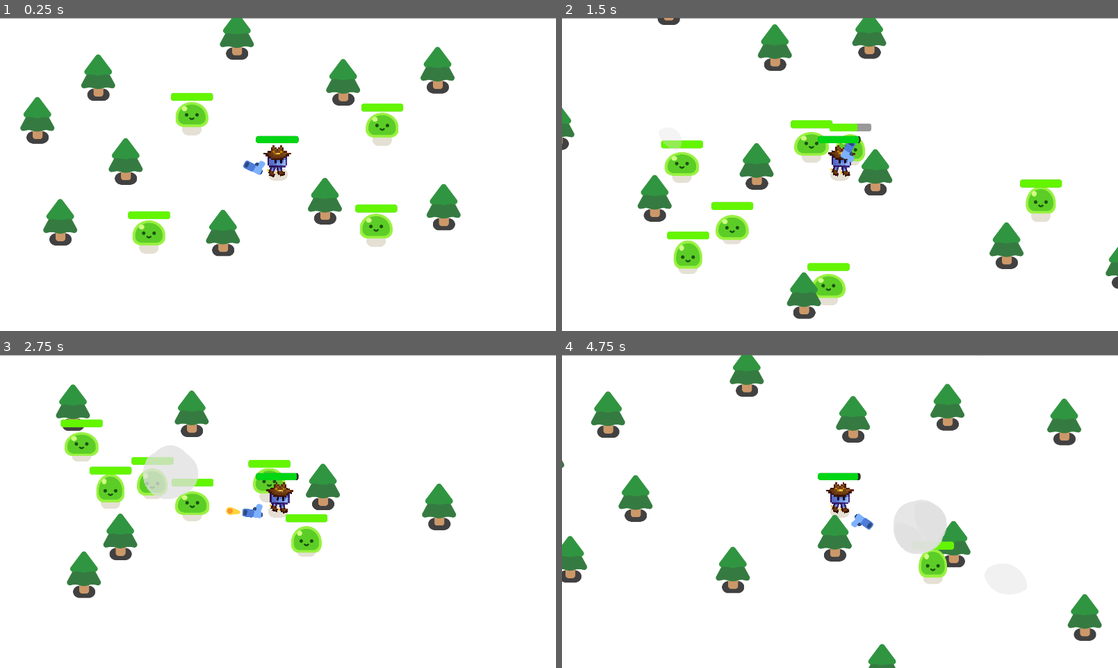
Above: before the commit, frames 1-4 (two rows, left to right).
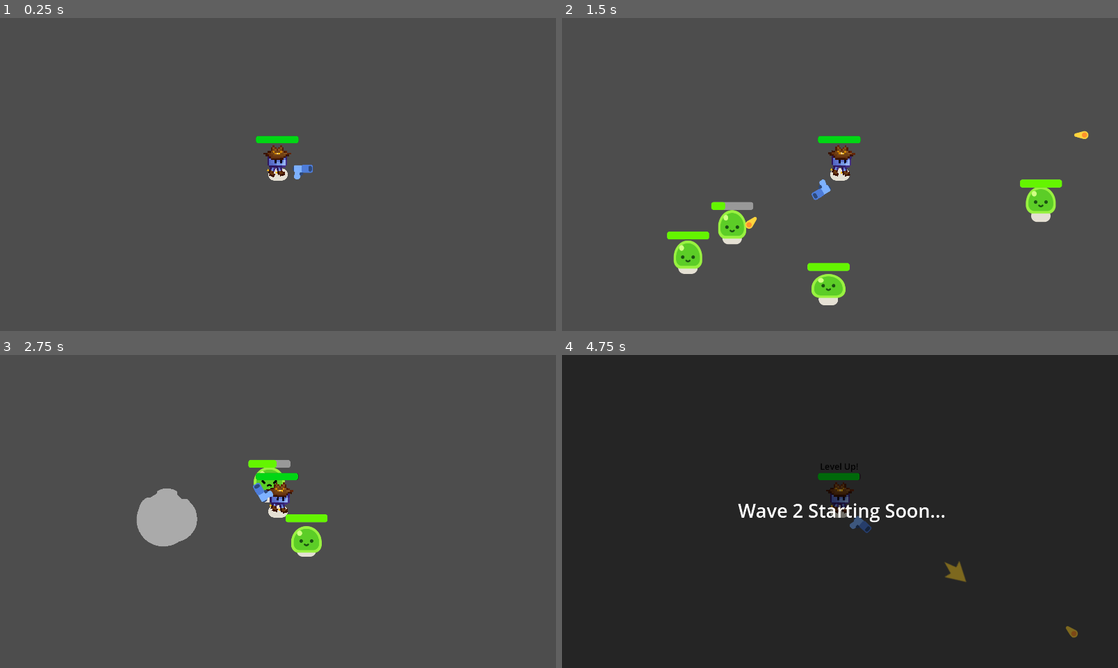
Above: after the commit, the same moments.

Repository: Jarah-Marshall/first_game
Game: Godot game, scene res://survivors_game.tscn
Same seed, same stepped clock (60 frames per second), same inputs: the game is played once before the commit and once after it.
Inputs:
- Up to frame 1 (0.25 s): no input
- Up to frame 2 (1.5 s): hold D (move_right) 0.53-1.28 s; hold S (move_down) from 1.28 s (still down)
- Up to frame 3 (2.75 s): release S (move_down) at 2.03 s; hold D (move_right) from 2.03 s (still down)
- Up to frame 4 (4.75 s): release D (move_right) at 2.78 s; hold W (move_up) 2.78-3.53 s; hold A (move_left) from 3.53 s (still down)

The runs differ from the first frame. In frame 1, 99% of the frame differs, in the area x 0-100%, y 0-100%; in frame 2, 97%; in frame 3, 98%; in frame 4, 100%.

Commit message:
Removed the tree spawn and canvas Layer to replace with a TileMap

Diff:
--- a/survivors_game.gd
+++ b/survivors_game.gd
@@ -56,12 +56,12 @@
 	mobs = 1
 
 
-func spawn_tree():
-	var new_tree = preload("res://pine_tree.tscn").instantiate()
-	%TreeSpawnFollow.progress_ratio = randf()
-	new_tree.global_position = %TreeSpawnFollow.global_position
-	add_child(new_tree)
-
+#func spawn_tree():
+	#var new_tree = preload("res://pine_tree.tscn").instantiate()
+	#%TreeSpawnFollow.progress_ratio = randf()
+	#new_tree.global_position = %TreeSpawnFollow.global_position
+	#add_child(new_tree)
+	#
 
 func _on_timer_timeout():
 	if(number_of_mobs > 0):
@@ -70,7 +70,7 @@
 	else:
 		spawn_timer.stop()
 
-	spawn_tree()
+	#spawn_tree()
 
 func check_wave_status():
 	mobs -= 1
--- a/survivors_game.tscn
+++ b/survivors_game.tscn
@@ -2,15 +2,181 @@
 
 [ext_resource type="Script" uid="uid://c1bfau31nfqio" path="res://survivors_game.gd" id="1_qqaft"]
 [ext_resource type="PackedScene" uid="uid://c1sx7bic4uhdj" path="res://player.tscn" id="1_y3pti"]
-[ext_resource type="PackedScene" uid="uid://y38gte5o0xf8" path="res://mob.tscn" id="2_l26od"]
-[ext_resource type="PackedScene" uid="uid://dq3r015sr1uql" path="res://pine_tree.tscn" id="2_y3pti"]
+[ext_resource type="Texture2D" uid="uid://nkoevredhy8o" path="res://addons/DesertTilemap.png" id="2_7jj1j"]
 [ext_resource type="AudioStream" uid="uid://c3cbjg04bqums" path="res://Fail.wav" id="5_7jj1j"]
 
-[sub_resource type="Curve2D" id="Curve2D_qqaft"]
-_data = {
-"points": PackedVector2Array(0, 0, 0, 0, 2140, 1280, 0, 0, 0, 0, 2134, 875, 0, 0, 0, 0, 2132, -217, 0, 0, 0, 0, -208, -220, 0, 0, 0, 0, -206, 1277, 0, 0, 0, 0, 1582, 1275, 0, 0, 0, 0, 2140, 1281)
-}
-point_count = 7
+[sub_resource type="TileSetAtlasSource" id="TileSetAtlasSource_edxvn"]
+texture = ExtResource("2_7jj1j")
+0:0/0 = 0
+1:0/0 = 0
+2:0/0 = 0
+3:0/0 = 0
+4:0/0 = 0
+5:0/0 = 0
+7:0/0 = 0
+10:0/0 = 0
+0:1/0 = 0
+1:1/0 = 0
+2:1/0 = 0
+3:1/0 = 0
+5:1/0 = 0
+6:1/0 = 0
+7:1/0 = 0
+8:1/0 = 0
+9:1/0 = 0
+10:1/0 = 0
+11:1/0 = 0
+0:2/0 = 0
+1:2/0 = 0
+2:2/0 = 0
+3:2/0 = 0
+4:2/0 = 0
+5:2/0 = 0
+7:2/0 = 0
+10:2/0 = 0
+12:2/0 = 0
+3:3/0 = 0
+4:3/0 = 0
+5:3/0 = 0
+6:3/0 = 0
+7:3/0 = 0
+8:3/0 = 0
+9:3/0 = 0
+10:3/0 = 0
+11:3/0 = 0
+12:3/0 = 0
+0:4/0 = 0
+1:4/0 = 0
+2:4/0 = 0
+3:4/0 = 0
+4:4/0 = 0
+5:4/0 = 0
+6:4/0 = 0
+7:4/0 = 0
+8:4/0 = 0
+9:4/0 = 0
+10:4/0 = 0
+11:4/0 = 0
+12:4/0 = 0
+13:4/0 = 0
+0:5/0 = 0
+1:5/0 = 0
+2:5/0 = 0
+6:5/0 = 0
+7:5/0 = 0
+8:5/0 = 0
+9:5/0 = 0
+10:5/0 = 0
+11:5/0 = 0
+12:5/0 = 0
+13:5/0 = 0
+0:6/0 = 0
+1:6/0 = 0
+2:6/0 = 0
+3:6/0 = 0
+4:6/0 = 0
+5:6/0 = 0
+6:6/0 = 0
+7:6/0 = 0
+8:6/0 = 0
+9:6/0 = 0
+10:6/0 = 0
+11:6/0 = 0
+12:6/0 = 0
+13:6/0 = 0
+0:7/0 = 0
+1:7/0 = 0
+2:7/0 = 0
+3:7/0 = 0
+4:7/0 = 0
+5:7/0 = 0
+6:7/0 = 0
+7:7/0 = 0
+8:7/0 = 0
+9:7/0 = 0
+10:7/0 = 0
+11:7/0 = 0
+12:7/0 = 0
+13:7/0 = 0
+0:8/0 = 0
+1:8/0 = 0
+2:8/0 = 0
+3:8/0 = 0
+4:8/0 = 0
+5:8/0 = 0
+6:8/0 = 0
+7:8/0 = 0
+11:8/0 = 0
+12:8/0 = 0
+13:8/0 = 0
+0:9/0 = 0
+1:9/0 = 0
+2:9/0 = 0
+3:9/0 = 0
+6:9/0 = 0
+7:9/0 = 0
+11:9/0 = 0
+12:9/0 = 0
+13:9/0 = 0
+0:10/0 = 0
+1:10/0 = 0
+2:10/0 = 0
+3:10/0 = 0
+6:10/0 = 0
+7:10/0 = 0
+8:10/0 = 0
+9:10/0 = 0
+10:10/0 = 0
+11:10/0 = 0
+12:10/0 = 0
+13:10/0 = 0
+0:11/0 = 0
+1:11/0 = 0
+2:11/0 = 0
+3:11/0 = 0
+4:11/0 = 0
+5:11/0 = 0
+6:11/0 = 0
+7:11/0 = 0
+8:11/0 = 0
+9:11/0 = 0
+10:11/0 = 0
+11:11/0 = 0
+12:11/0 = 0
+13:11/0 = 0
+0:12/0 = 0
+1:12/0 = 0
+2:12/0 = 0
+3:12/0 = 0
+4:12/0 = 0
+5:12/0 = 0
+6:12/0 = 0
+7:12/0 = 0
+8:12/0 = 0
+9:12/0 = 0
+10:12/0 = 0
+11:12/0 = 0
+13:12/0 = 0
+0:13/0 = 0
+1:13/0 = 0
+2:13/0 = 0
+3:13/0 = 0
+4:13/0 = 0
+5:13/0 = 0
+6:13/0 = 0
+7:13/0 = 0
+8:13/0 = 0
+9:13/0 = 0
+10:13/0 = 0
+0:14/0 = 0
+1:14/0 = 0
+2:14/0 = 0
+3:14/0 = 0
+11:14/0 = 0
+13:14/0 = 0
+
+[sub_resource type="TileSet" id="TileSet_tx3ma"]
+sources/0 = SubResource("TileSetAtlasSource_edxvn")
 
 [sub_resource type="Curve2D" id="Curve2D_7jj1j"]
 _data = {
@@ -22,27 +188,11 @@
 y_sort_enabled = true
 script = ExtResource("1_qqaft")
 
-[node name="CanvasLayer" type="CanvasLayer" parent="." unique_id=1028874442]
-layer = -30
-
-[node name="ColorRect" type="ColorRect" parent="CanvasLayer" unique_id=2036787593]
-offset_left = -5.0
-offset_top = 1.0
-offset_right = 1925.0
-offset_bottom = 1085.0
+[node name="TileMapLayer" type="TileMapLayer" parent="." unique_id=929823830]
+tile_set = SubResource("TileSet_tx3ma")
 
 [node name="Player" parent="." unique_id=1438756895 instance=ExtResource("1_y3pti")]
 position = Vector2(955, 535)
-
-[node name="TreeSpawn" type="Path2D" parent="Player" unique_id=734827394]
-position = Vector2(-819.3475, -400.54028)
-scale = Vector2(0.86371374, 0.7748169)
-curve = SubResource("Curve2D_qqaft")
-
-[node name="TreeSpawnFollow" type="PathFollow2D" parent="Player/TreeSpawn" unique_id=1199628533]
-unique_name_in_owner = true
-position = Vector2(2140, 1280)
-rotation = -1.58561
 
 [node name="Path2D" type="Path2D" parent="Player" unique_id=1043875460]
 position = Vector2(-955, -535)
@@ -52,48 +202,6 @@
 unique_name_in_owner = true
 position = Vector2(-110, -77)
 rotation = 0.0018570081
-
-[node name="Mob" parent="." unique_id=1574020910 instance=ExtResource("2_l26od")]
-position = Vector2(591, 344)
-
-[node name="Mob2" parent="." unique_id=1218192418 instance=ExtResource("2_l26od")]
-position = Vector2(1386, 392)
-
-[node name="Mob3" parent="." unique_id=225788758 instance=ExtResource("2_l26od")]
-position = Vector2(444, 824)
-
-[node name="Mob4" parent="." unique_id=422558429 instance=ExtResource("2_l26od")]
-position = Vector2(1356, 806)
-
-[node name="PineTree" parent="." unique_id=253760446 instance=ExtResource("2_y3pti")]
-position = Vector2(335, 251)
-
-[node name="PineTree2" parent="." unique_id=861517770 instance=ExtResource("2_y3pti")]
-position = Vector2(204, 750)
-
-[node name="PineTree3" parent="." unique_id=326221400 instance=ExtResource("2_y3pti")]
-position = Vector2(430, 540)
-
-[node name="PineTree4" parent="." unique_id=945912514 instance=ExtResource("2_y3pti")]
-position = Vector2(125, 398)
-
-[node name="PineTree5" parent="." unique_id=117227146 instance=ExtResource("2_y3pti")]
-position = Vector2(814, 109)
-
-[node name="PineTree6" parent="." unique_id=734557148 instance=ExtResource("2_y3pti")]
-position = Vector2(1507, 225)
-
-[node name="PineTree7" parent="." unique_id=1278471139 instance=ExtResource("2_y3pti")]
-position = Vector2(1181, 267)
-
-[node name="PineTree8" parent="." unique_id=986142011 instance=ExtResource("2_y3pti")]
-position = Vector2(766, 787)
-
-[node name="PineTree9" parent="." unique_id=804553811 instance=ExtResource("2_y3pti")]
-position = Vector2(1118, 677)
-
-[node name="PineTree10" parent="." unique_id=2056733498 instance=ExtResource("2_y3pti")]
-position = Vector2(1528, 698)
 
 [node name="Timer" type="Timer" parent="." unique_id=881508527]
 wait_time = 0.3
Binary file added: addons/DesertTilemap.png
Not shown, added: addons/DesertTilemap.png.import
